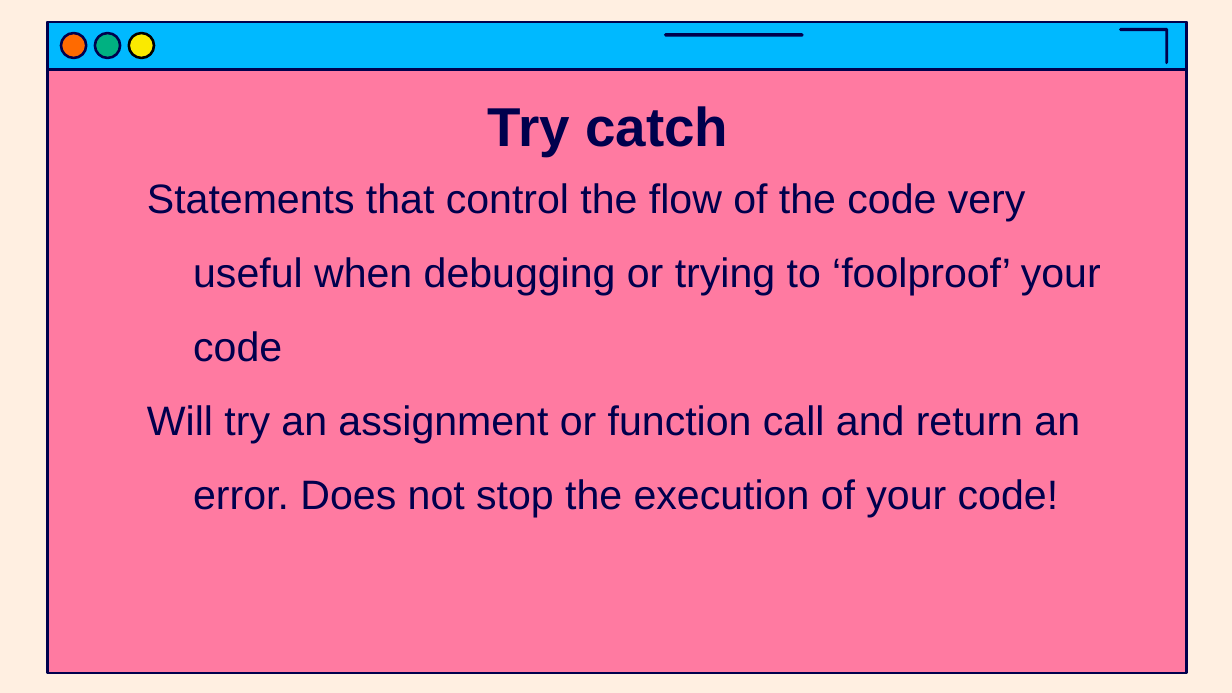
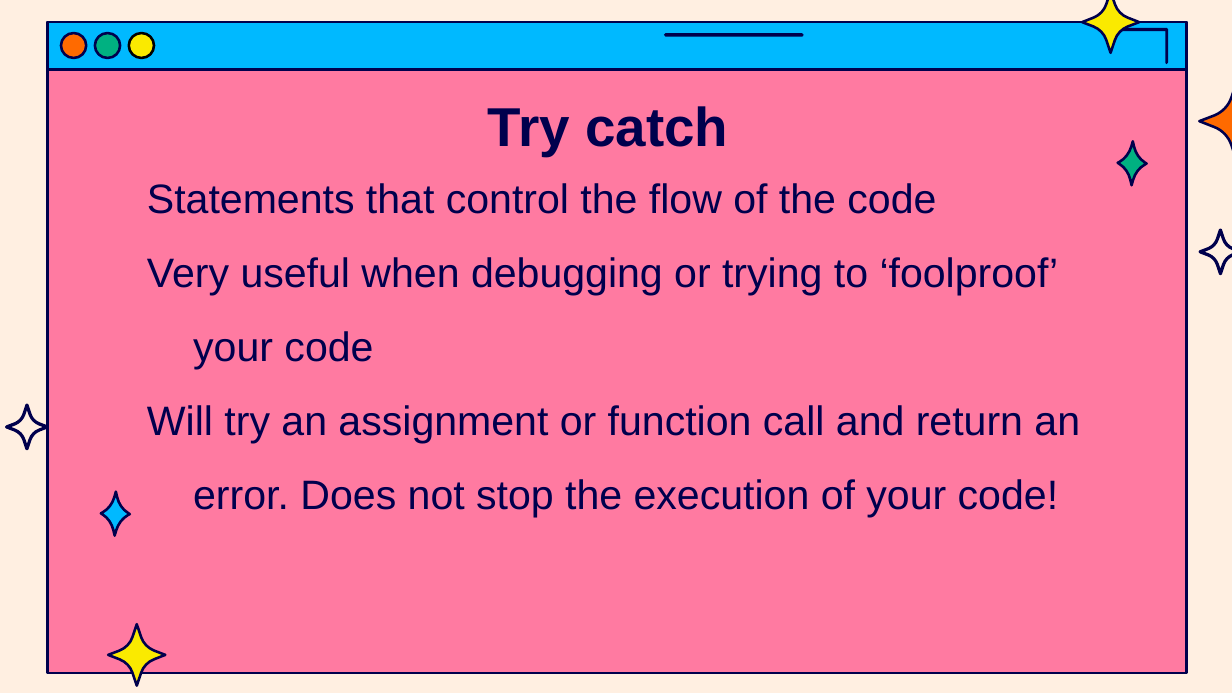
Before and after one commit to jasondsc/MATDRAB2MATFAB, a slide deck: slide 32 of slides/MATLAB_class_2.pptx. Drawn at 1232x693 pixels with LibreOffice and Linux fonts; fonts in the diff are those of the drawing. Boxes give left, top, right and bottom in pixels: in the first picture for what was removed or moved away, otherwise in the second. Text is boxed around its words. In the diff, an @@ line names an element or a change of style, - is before the commit and + after.

```diff
--- a/slides/MATLAB_class_2.pptx
+++ b/slides/MATLAB_class_2.pptx
@@ freeform shape added at (1082,0,1138,53), fill #FAEA00, outline #00004D 1.5 pt @@
@@ freeform shape added at (1199,80,1232,161), fill #FF6A00, outline #00004D 1.5 pt @@
@@ freeform shape added at (1117,142,1147,186), fill #00B181, outline #00004D 1.5 pt @@
@@ text at (147,183,1059,369): text changed @@
-Statements that control the flow of the code very useful when debugging or trying to ‘foolproof’ your code
+Statements that control the flow of the code
+Very useful when debugging or trying to ‘foolproof’ your code
@@ freeform shape added at (1199,229,1232,275), fill #00004D, outline #00004D 0.75 pt @@
@@ freeform shape added at (6,404,48,450), fill #00004D, outline #00004D 0.75 pt @@
@@ freeform shape added at (101,492,131,536), fill #00B9FF, outline #00004D 1.5 pt @@
@@ freeform shape added at (108,625,165,686), fill #FAEA00, outline #00004D 1.5 pt @@
```
Also in this commit, not shown: 15 other slides changed, 2 other files.
